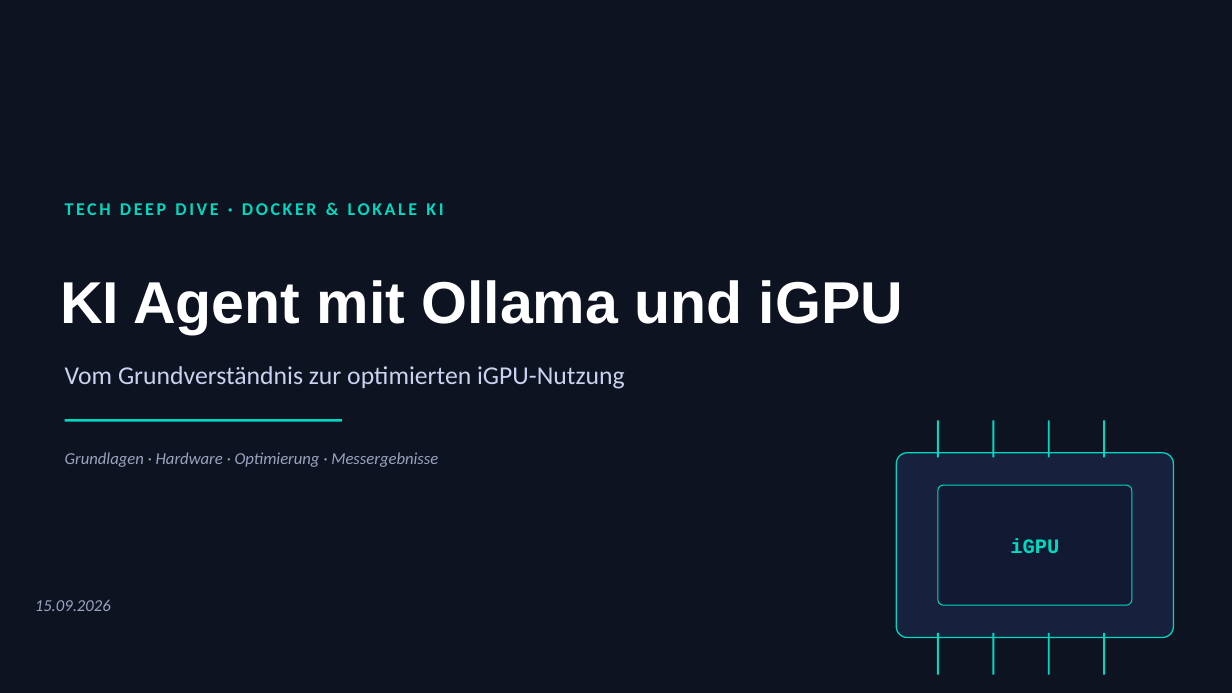
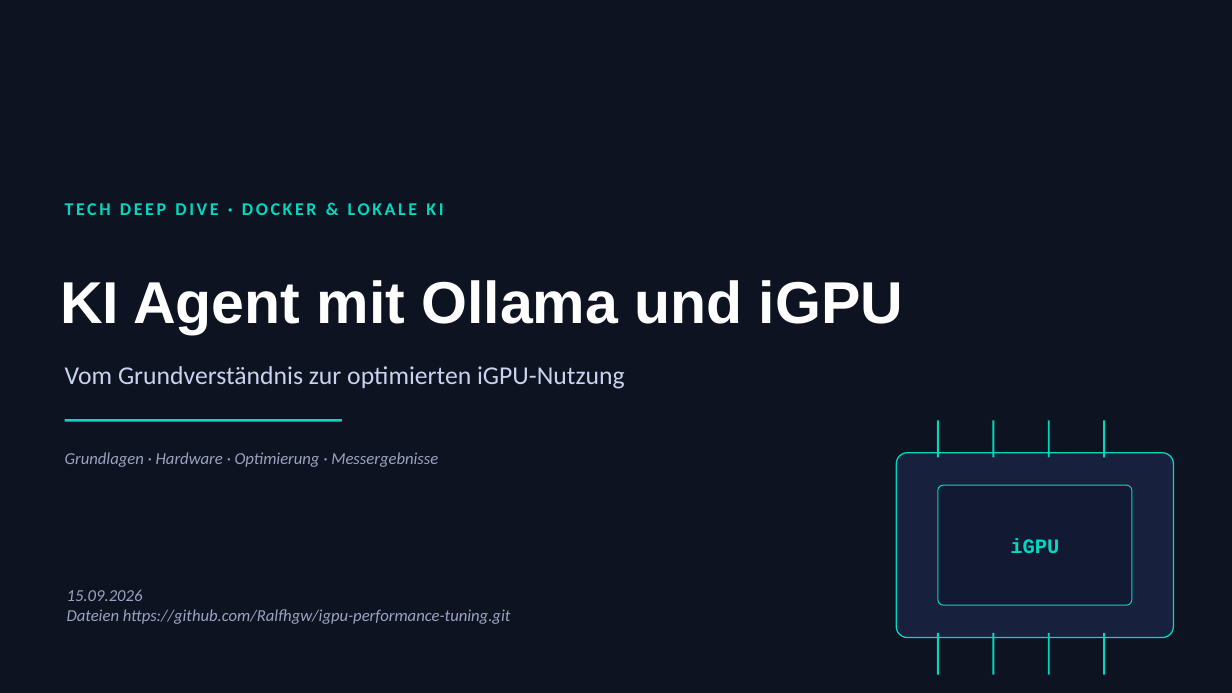
Before and after one commit to Ralfhgw/igpu-performance-tuning, a slide deck: slide 1 of Ollama_iGPU_Performance_Tuning.pptx. Drawn at 1232x693 pixels with LibreOffice and Linux fonts; fonts in the diff are those of the drawing. Boxes give left, top, right and bottom in pixels: in the first picture for what was removed or moved away, otherwise in the second. Text is boxed around its words. In the diff, an @@ line names an element or a change of style, - is before the commit and + after.

```diff
--- a/Ollama_iGPU_Performance_Tuning.pptx
+++ b/Ollama_iGPU_Performance_Tuning.pptx
@@ text "15.09.2026": place and size @@
-text "15.09.2026" at [35, 600, 111, 611]
+text "15.09.2026" at [67, 590, 511, 624]
@@ text at [67, 609, 511, 624]: paragraph added @@
+Dateien https://github.com/Ralfhgw/igpu-performance-tuning.git
```
Also in this commit, not shown: 1 other file.
